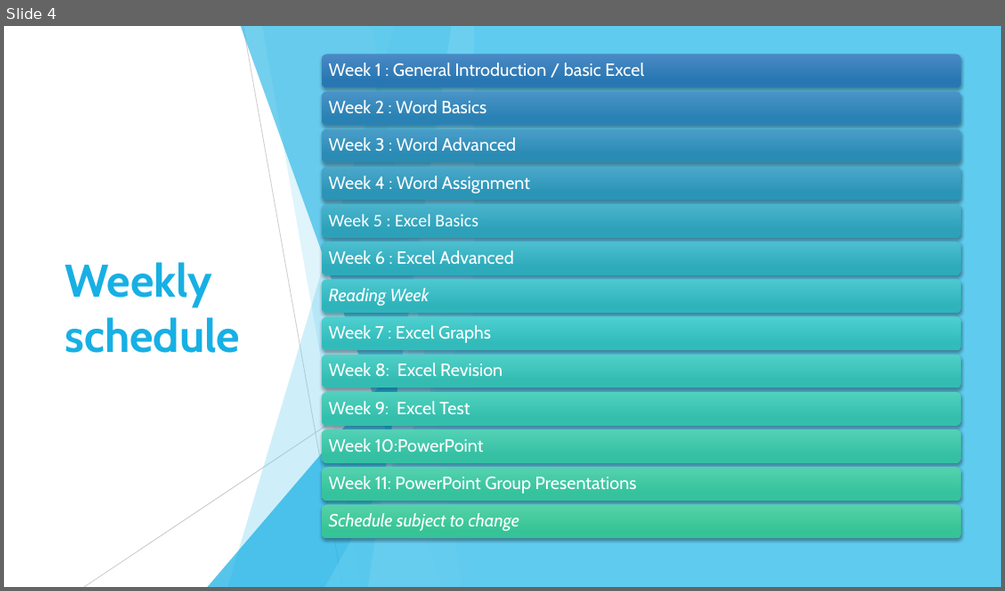
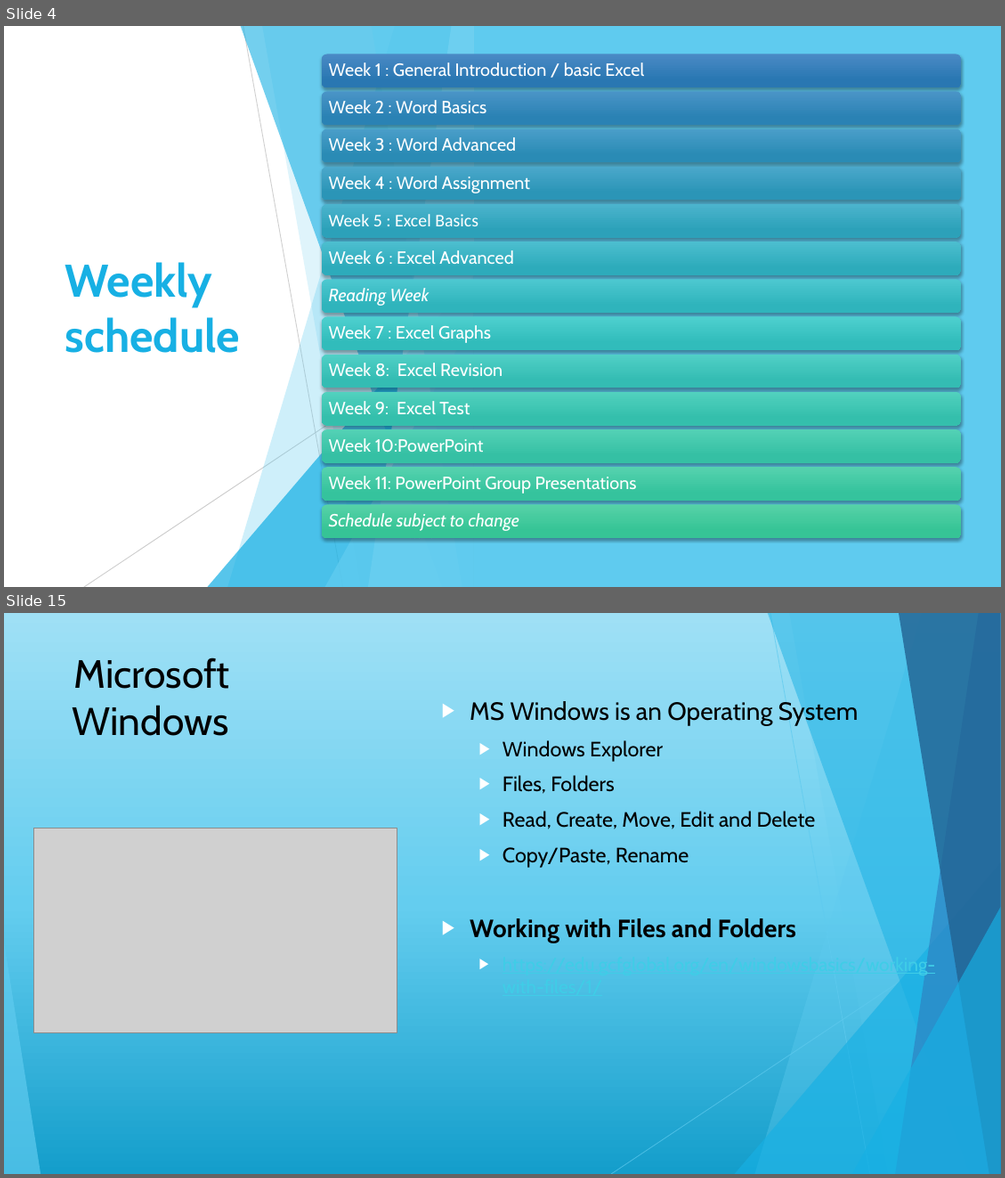
Before and after one commit to maireadmeagher/ICT-25, a slide deck: topic01-introduction-to-ICT/unit-1/talk-1/a-intro.pptx. Shown one above the other, each under a label of ours: slide 4 before the commit, slides 4 and 15 after it; the slides between them are not shown. The pictures are 1005x591 and 1005x1178 pixels, drawn with LibreOffice and Linux fonts; fonts in the diff are those of the drawing; grey boxes stand for pictures. Boxes give left, top, right and bottom in pixels: in the first picture for what was removed or moved away, otherwise in the second. Text is boxed around its words. In the diff, an @@ line names an element or a change of style, - is before the commit and + after.

```diff
--- a/topic01-introduction-to-ICT/unit-1/talk-1/a-intro.pptx
+++ b/topic01-introduction-to-ICT/unit-1/talk-1/a-intro.pptx
@@ slide 15 added at (4,613,1001,1174), background gradient #149ECB to #64CDEF to #9FE0F5; not listed: 10 template elements that a slide beside it also shows @@
@@ title added at (72,657,230,736), 38 pt, text #000000 @@
+Microsoft
+Windows
@@ text added at (469,698,935,976), 20 pt, text #000000 @@
+▶ MS Windows is an Operating System
+  ▶ Windows Explorer
+  ▶ Files, Folders
+  ▶ Read, Create, Move, Edit and Delete
+  ▶ Copy/Paste, Rename
+▶ Working with Files and Folders
+  ▶ https://edu.gcfglobal.org/en/windowsbasics/working-with-files/1/
@@ picture added at (34,828,396,1032) @@
```
Also in this commit, not shown: 2 slides changed, 14 other slides added, 2 other files.
